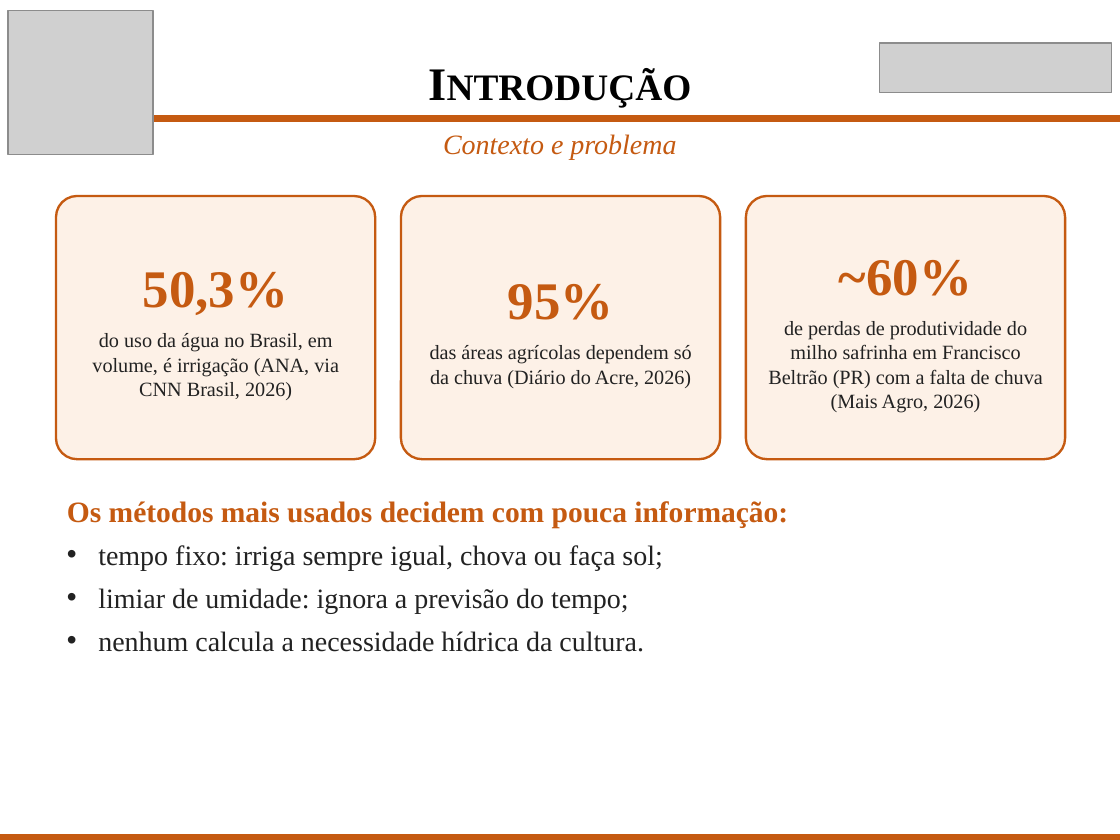
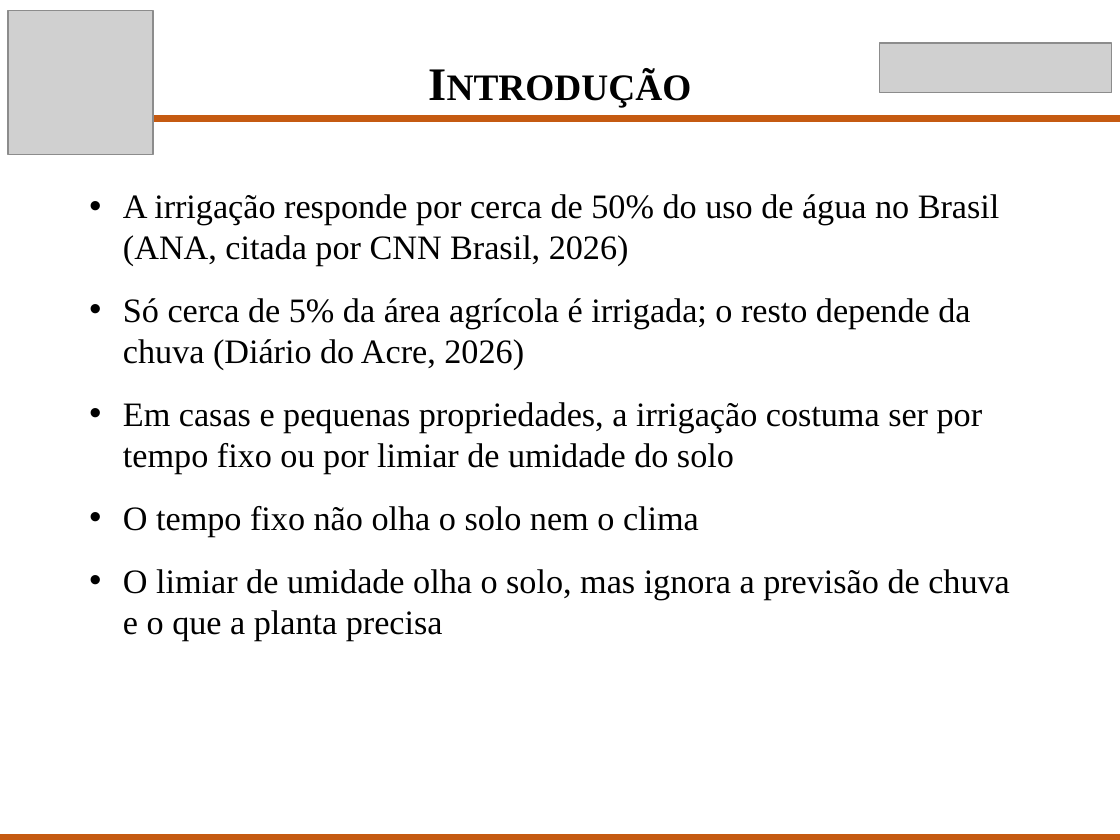
Before and after one commit to Scaglia05/irrigacao-inteligente, a slide deck: slide 3 of docs/p2/Apresentacao_TCC_P2.pptx. Drawn at 1120x840 pixels with LibreOffice and Linux fonts; fonts in the diff are those of the drawing; grey boxes stand for pictures. Boxes give left, top, right and bottom in pixels: in the first picture for what was removed or moved away, otherwise in the second. Text is boxed around its words. In the diff, an @@ line names an element or a change of style, - is before the commit and + after.

```diff
--- a/docs/p2/Apresentacao_TCC_P2.pptx
+++ b/docs/p2/Apresentacao_TCC_P2.pptx
@@ text removed at [443, 134, 676, 160] @@
-Contexto e problema
@@ rounded rectangle removed at [56, 196, 375, 459] @@
-50,3%
-do uso da água no Brasil, em volume, é irrigação (ANA, via CNN Brasil, 2026)
@@ text added at [123, 194, 1010, 641], 22 pt, text #000000 @@
+• A irrigação responde por cerca de 50% do uso de água no Brasil (ANA, citada por CNN Brasil, 2026)
+• Só cerca de 5% da área agrícola é irrigada; o resto depende da chuva (Diário do Acre, 2026)
+• Em casas e pequenas propriedades, a irrigação costuma ser por tempo fixo ou por limiar de umidade do solo
+• O tempo fixo não olha o solo nem o clima
+• O limiar de umidade olha o solo, mas ignora a previsão de chuva e o que a planta precisa
@@ rounded rectangle removed at [401, 196, 720, 459] @@
-95%
-das áreas agrícolas dependem só da chuva (Diário do Acre, 2026)
@@ rounded rectangle removed at [746, 196, 1065, 459] @@
-~60%
-de perdas de produtividade do milho safrinha em Francisco Beltrão (PR) com a falta de chuva (Mais Agro, 2026)
@@ text removed at [67, 501, 788, 652] @@
-Os métodos mais usados decidem com pouca informação:
-• tempo fixo: irriga sempre igual, chova ou faça sol;
-• limiar de umidade: ignora a previsão do tempo;
-• nenhum calcula a necessidade hídrica da cultura.
```
Also in this commit, not shown: 10 other slides changed, 2 slides added, 2 slides removed, 1 other file.
